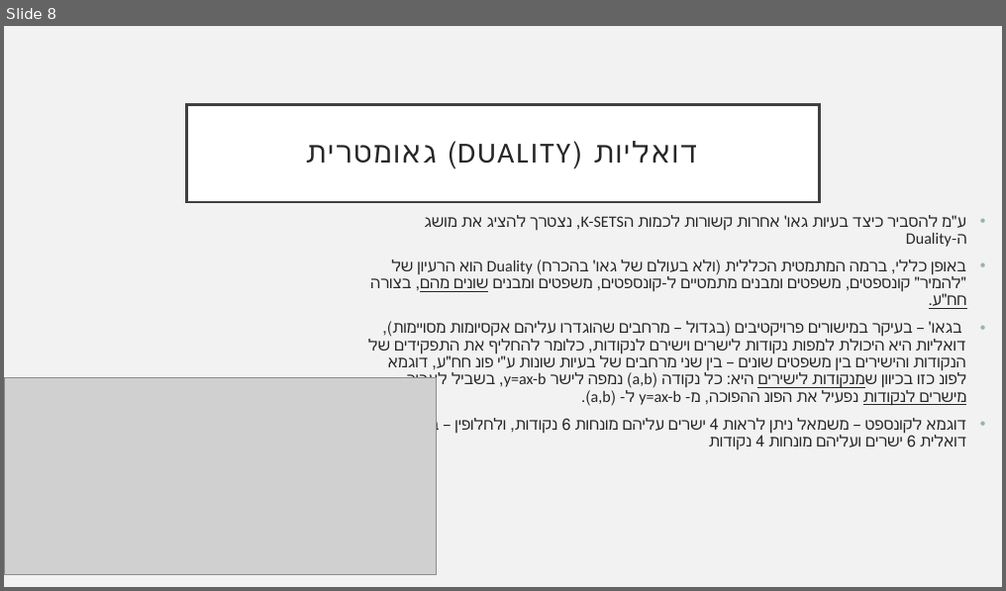
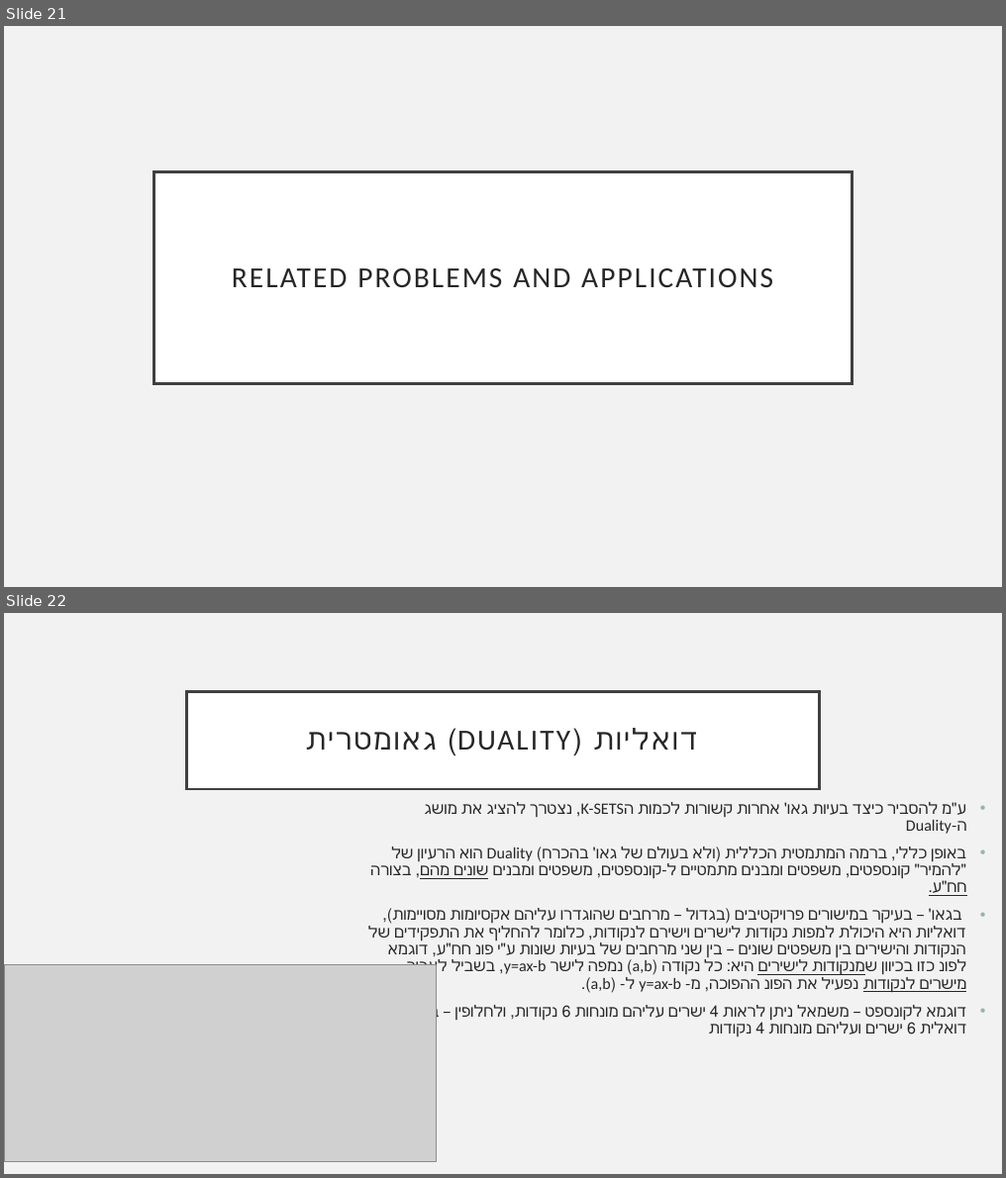
Before and after one commit to EvgenyVendrov/CS_Seminar, a slide deck: first part/Improved bounds for planar k-sets.pptx. Shown one above the other, each under a label of ours: slide 8 before the commit, slides 21 and 22 after it. The pictures are 1006x591 and 1006x1178 pixels, drawn with LibreOffice and Linux fonts; fonts in the diff are those of the drawing; grey boxes stand for pictures. Boxes give left, top, right and bottom in pixels: in the first picture for what was removed or moved away, otherwise in the second. Text is boxed around its words. In the diff, an @@ line names an element or a change of style, - is before the commit and + after.

Commit message:
only related problems left to include

```diff
--- a/first part/Improved bounds for planar k-sets.pptx
+++ b/first part/Improved bounds for planar k-sets.pptx
@@ slide 21 added at box(4, 26, 1002, 587), background #F2F2F2 @@
@@ title added at box(153, 172, 852, 383), fill #FFFFFF, outline #404040 2.5 pt, 28 pt, text #262626 @@
+RELATED PROBLEMS AND APPLICATIONS
@@ what was slide 8 is now slide 22 @@
```
Also in this commit, not shown: 12 slides changed, 3 other slides added, 1 slide removed.
